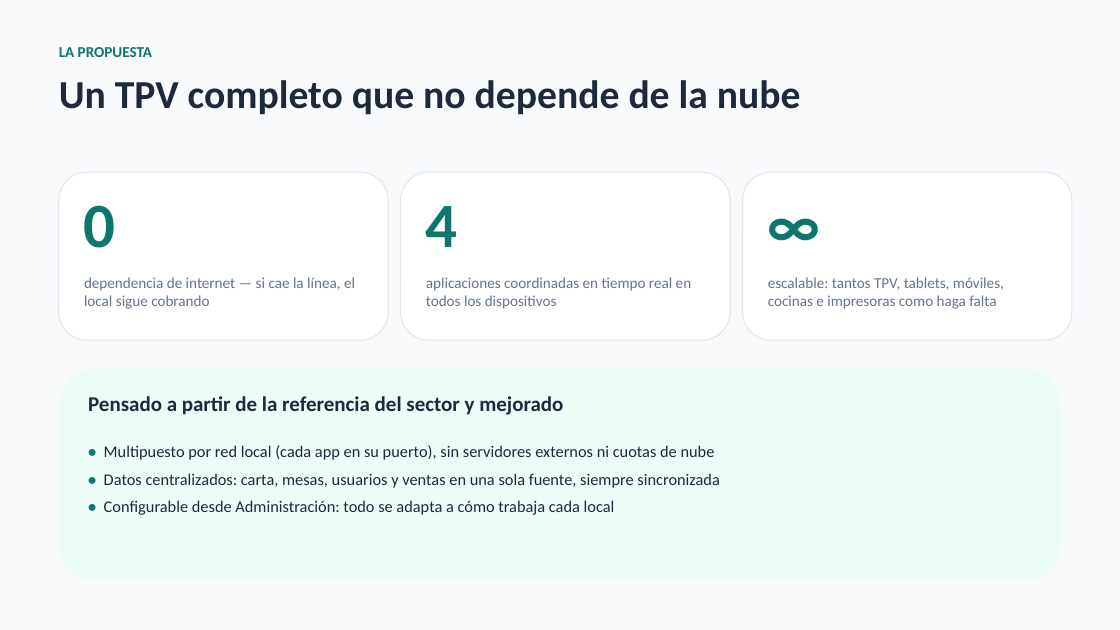
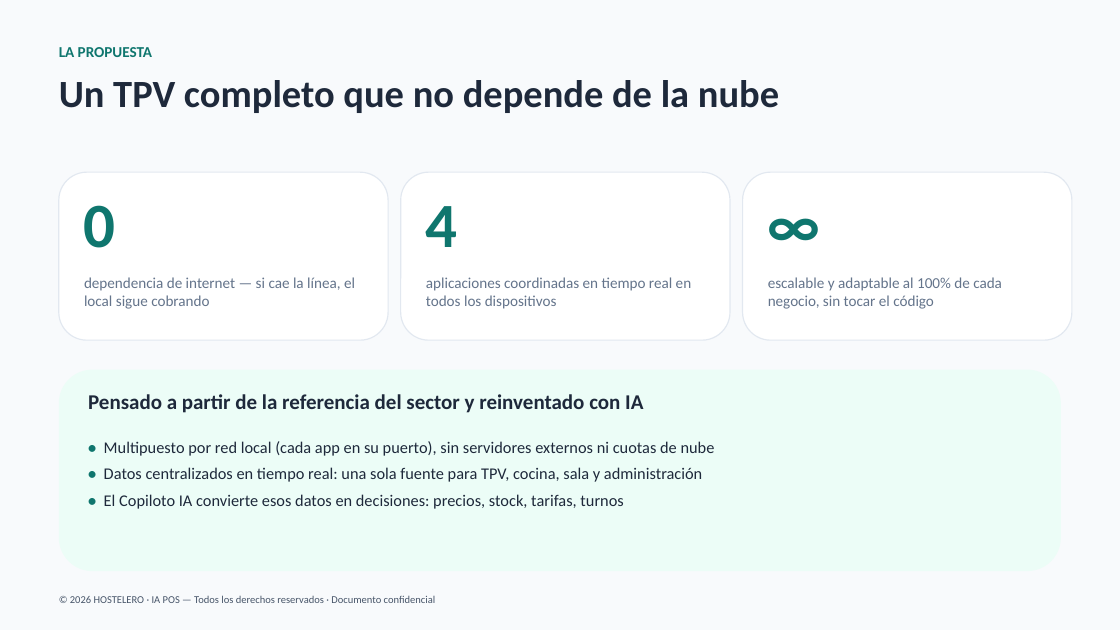
Before and after one commit to joanserramiret/HOSTELERO, a slide deck: slide 3 of HOSTELERO-Presentacion.pptx (slide 2 before the commit). Drawn at 1120x630 pixels with LibreOffice and Linux fonts; fonts in the diff are those of the drawing. Boxes give left, top, right and bottom in pixels: in the first picture for what was removed or moved away, otherwise in the second. Text is boxed around its words. In the diff, an @@ line names an element or a change of style, - is before the commit and + after.

Commit message:
HOSTELERO IA

```diff
--- a/HOSTELERO-Presentacion.pptx
+++ b/HOSTELERO-Presentacion.pptx
@@ text "Un TPV completo que no ..." at [59,80,779,113]: size 34 to 33 pt @@
@@ text at [768,277,1002,309]: text changed @@
-escalable: tantos TPV, tablets, móviles, cocinas e impresoras como haga falta
+escalable y adaptable al 100% de cada negocio, sin tocar el código
@@ rounded rectangle: place and size @@
-rounded rectangle at [59,370,1061,580]
+rounded rectangle at [59,370,1061,571]
@@ text at [88,394,643,413]: text changed @@
-Pensado a partir de la referencia del sector y mejorado
+Pensado a partir de la referencia del sector y reinventado con IA
@@ text at [104,441,715,456]: less space between paragraphs @@
@@ text at [104,467,702,509]: text changed @@
-• Datos centralizados: carta, mesas, usuarios y ventas en una sola fuente, siempre sincronizada
-• Configurable desde Administración: todo se adapta a cómo trabaja cada local
+• Datos centralizados en tiempo real: una sola fuente para TPV, cocina, sala y administración
+• El Copiloto IA convierte esos datos en decisiones: precios, stock, tarifas, turnos
@@ text added at [70,595,435,603], 9 pt, text #475569 @@
+© 2026 HOSTELERO · IA POS — Todos los derechos reservados · Documento confidencial
```
Also in this commit, not shown: 7 other slides changed, 5 slides added, 3 slides removed, 17 other files.
